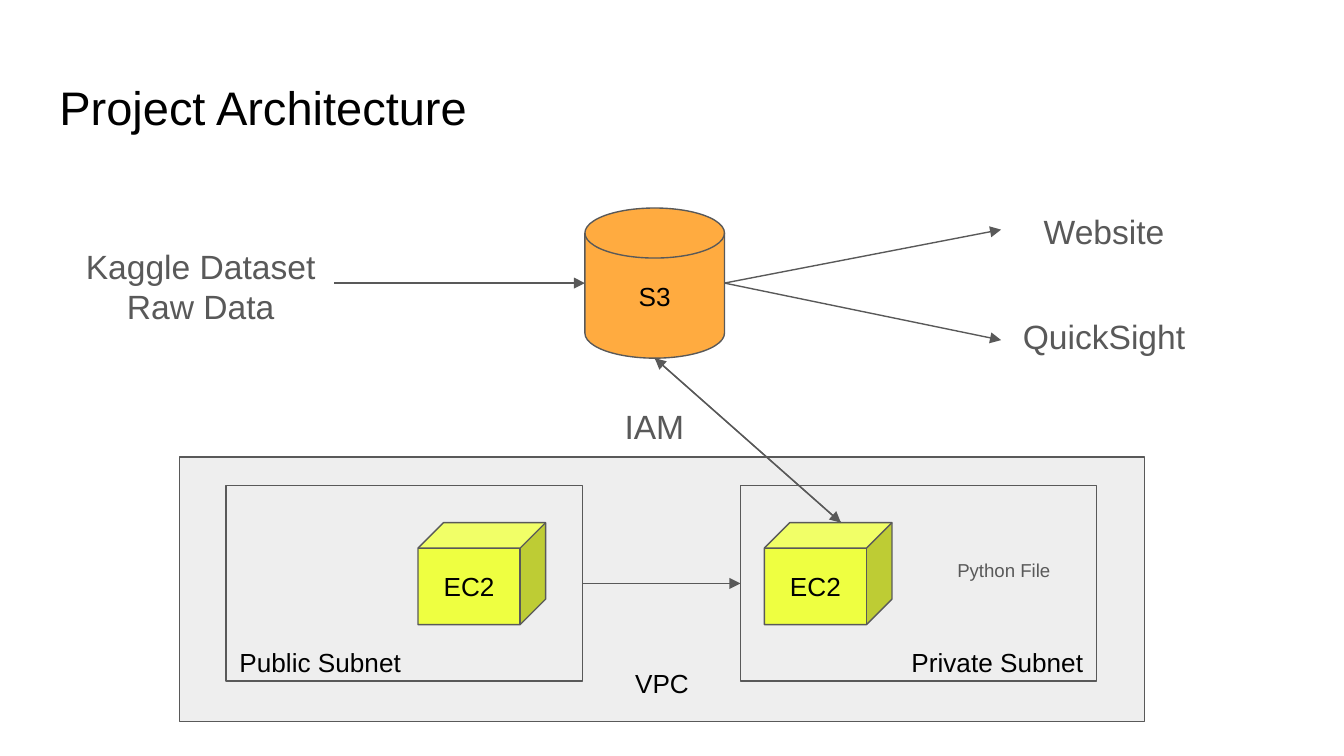
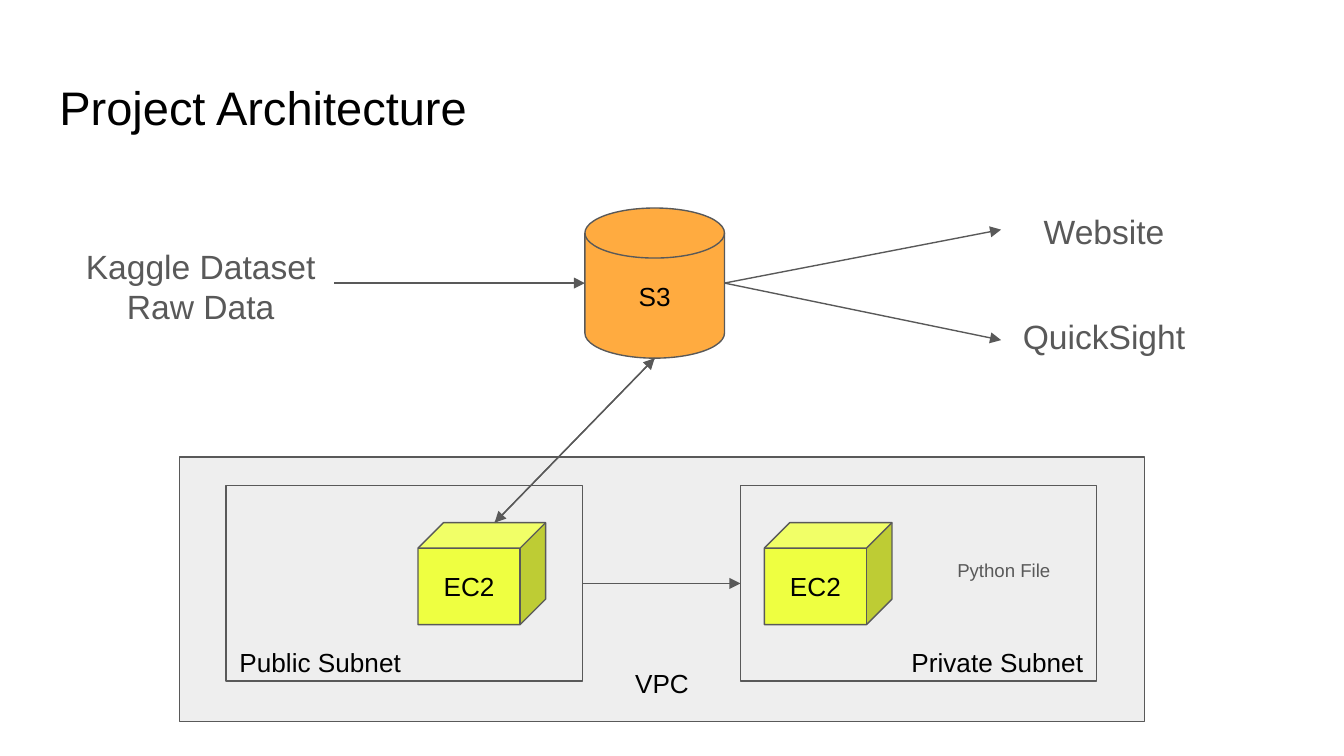
Before and after one commit to JupiK9/SP25-CC-group8, a slide deck: slide 5 of Cloud Computing Final Presentation.pptx. Drawn at 1344x756 pixels with LibreOffice and Linux fonts; fonts in the diff are those of the drawing; background and template pictures are left out. Boxes give left, top, right and bottom in pixels: in the first picture for what was removed or moved away, otherwise in the second. Text is boxed around its words. In the diff, an @@ line names an element or a change of style, - is before the commit and + after.

```diff
--- a/Cloud Computing Final Presentation.pptx
+++ b/Cloud Computing Final Presentation.pptx
@@ arrow moved from (655, 359) - (841, 523) to (655, 359) - (495, 523) @@
@@ arrow moved from (841, 523) - (655, 359) to (495, 523) - (655, 359) @@
@@ text removed at [625,416,685,439] @@
-IAM
```
Also in this commit, not shown: 2 other slides changed.
